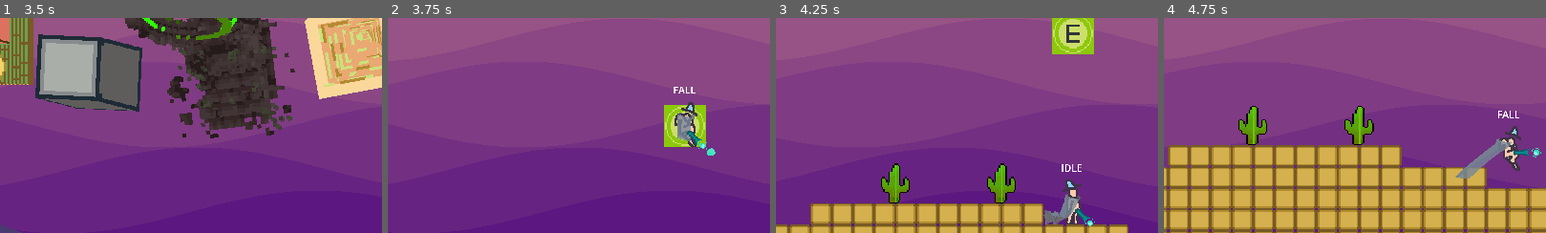
Above: before the commit, frames 1-4 (left to right).
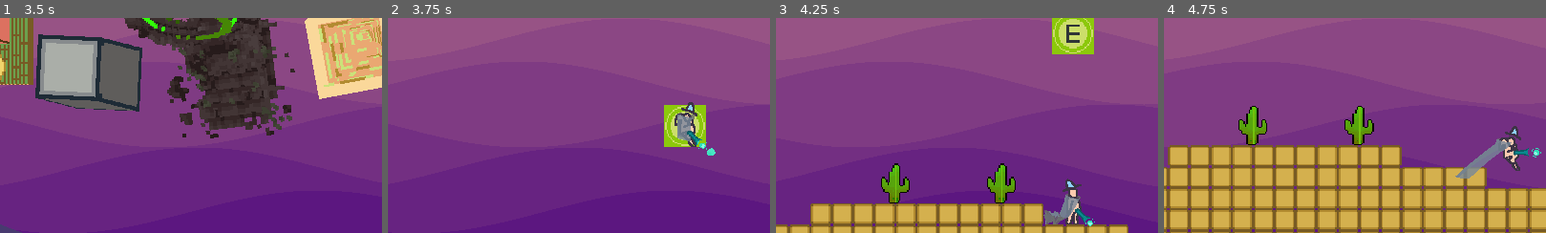
Above: after the commit, the same moments.

Repository: DennisFan11/Runeopoly
Game: Godot game, scene res://MainMenu/MainMenu.tscn
The game is run twice, just before and just after one commit, with the same random seed, the same clock (stepped at 60 frames per second) and the same inputs. The engine's default icon, where the game draws it, is replaced by a stand-in: a white triangle on a blue panel in a dark square.
Inputs (mouse positions are % of the whole screen's width and height, from its top left):
- Up to frame 1 (3.5 s): click "Start" at 0.5 s; move the mouse to (72, 45) at 1.27 s; hold D (right) 1.28-2 s; hold E (item_switch) 1.28-2 s; click (72, 45) at 1.42 s; tap Space (jump) at 1.52 s; click "Roll" at 2 s; click "SelectNum" at 2.75 s
- Up to frame 2 (3.75 s): drag from (30, 55) to (45, 70) at 3.52 s
- Up to frame 3 (4.25 s): no input
- Up to frame 4 (4.75 s): move the mouse to (60, 28) at 4.27 s; press the mouse at (60, 28) at 4.28 s; hold D (right) from 4.28 s (still down); tap E (item_switch) at 4.55 s
The pictures show only the part of the screen within x 11-61%, y 25-75%; the shares and areas given below are measured in that part.

Frame 1 is identical in both runs. In frame 2, less than 0.1% of the frame differs, in the area x 74-81%, y 32-36%; in frame 3, less than 0.1%, in the area x 74-80%, y 68-72%; in frame 4, less than 0.1%.

Commit message:
perk fix

Diff:
--- a/MainMenu/MainMenu.tscn
+++ b/MainMenu/MainMenu.tscn
@@ -524,12 +524,12 @@
 [node name="CanvasLayer" type="CanvasLayer" parent="."]
 
 [node name="Title" type="RichTextLabel" parent="CanvasLayer"]
-offset_left = 1267.0
-offset_top = 803.0
-offset_right = 1867.0
-offset_bottom = 953.0
-rotation = -0.0778499
-scale = Vector2(1.09997, 1.09997)
+offset_left = 65.0
+offset_top = 95.0
+offset_right = 665.0
+offset_bottom = 245.0
+rotation = -0.191538
+scale = Vector2(1.03877, 1.03877)
 pivot_offset = Vector2(300, 75)
 theme_override_fonts/normal_font = ExtResource("3_b3663")
 bbcode_enabled = true
@@ -583,20 +583,20 @@
 [node name="PlayerStartIcon" type="Sprite2D" parent="CanvasLayer/PlayerIcon"]
 unique_name_in_owner = true
 visible = false
-scale = Vector2(0.843595, 1)
+scale = Vector2(0.509254, 1)
 texture = ExtResource("10_wdafw")
 script = ExtResource("9_k1g2b")
 
 [node name="PlayerSettingIcon" type="Sprite2D" parent="CanvasLayer/PlayerIcon"]
 unique_name_in_owner = true
-scale = Vector2(0.843595, 1)
+scale = Vector2(0.509254, 1)
 texture = ExtResource("11_ukgpi")
 script = ExtResource("9_k1g2b")
 
 [node name="PlayerQuitIcon" type="Sprite2D" parent="CanvasLayer/PlayerIcon"]
 unique_name_in_owner = true
 visible = false
-scale = Vector2(0.843595, 1)
+scale = Vector2(0.509254, 1)
 texture = ExtResource("8_vb0yj")
 script = ExtResource("9_k1g2b")
 
@@ -618,7 +618,7 @@
 [node name="Block" type="Node2D" parent="CanvasLayer/BlockController"]
 unique_name_in_owner = true
 position = Vector2(-1, -72)
-rotation = 301.794
+rotation = 771.682
 scale = Vector2(4, 4)
 script = ExtResource("3_dh3db")
 texture = ExtResource("15_bifc0")
@@ -626,7 +626,7 @@
 [node name="Block2" type="Node2D" parent="CanvasLayer/BlockController"]
 unique_name_in_owner = true
 position = Vector2(-78, 65)
-rotation = 301.794
+rotation = 771.682
 scale = Vector2(4, 4)
 script = ExtResource("3_dh3db")
 texture = ExtResource("16_h43mf")
@@ -634,7 +634,7 @@
 [node name="Block3" type="Node2D" parent="CanvasLayer/BlockController"]
 unique_name_in_owner = true
 position = Vector2(68, 64.6667)
-rotation = 301.794
+rotation = 771.682
 scale = Vector2(4, 4)
 script = ExtResource("3_dh3db")
 texture = ExtResource("17_73ffs")
@@ -649,27 +649,27 @@
 
 [node name="StartButton" type="Button" parent="CanvasLayer/Control"]
 layout_mode = 0
-offset_left = -308.0
+offset_left = 844.0
 offset_top = 391.0
-offset_right = -57.0
+offset_right = 1095.0
 offset_bottom = 431.0
 theme = ExtResource("13_rpfg6")
 text = "  Start  "
 
 [node name="SettingButton" type="Button" parent="CanvasLayer/Control"]
 layout_mode = 0
-offset_left = -329.0
+offset_left = 781.0
 offset_top = 462.0
-offset_right = -85.0
+offset_right = 1025.0
 offset_bottom = 502.0
 theme = ExtResource("13_rpfg6")
 text = "Setting"
 
 [node name="QuitButton" type="Button" parent="CanvasLayer/Control"]
 layout_mode = 0
-offset_left = -367.0
+offset_left = 719.0
 offset_top = 531.0
-offset_right = -128.0
+offset_right = 958.0
 offset_bottom = 571.0
 theme = ExtResource("13_rpfg6")
 text = "  Quit   "
--- a/Shop/iAgile/Agile.gd
+++ b/Shop/iAgile/Agile.gd
@@ -8,6 +8,6 @@
 	return [1,0,0]
 
 func buyed(): # 敏捷: 加快移動速度, 衝刺cd 縮短
-	InstanceGetter.get_player().ACCELERATION * 1.3
-	InstanceGetter.get_player().MAX_SPEED * 1.3
+	InstanceGetter.get_player().ACCELERATION *= 2.0
+	InstanceGetter.get_player().MAX_SPEED *= 2.0
 	super()
--- a/Shop/iGoldenTouch/golden_touch.gd
+++ b/Shop/iGoldenTouch/golden_touch.gd
@@ -8,6 +8,6 @@
 	return [0,1,0]
 
 func buyed(): # 黃金之觸：擊敗敵人後，敵人掉落的金幣增加。疊加後掉落率和金幣量進一步提升
-	Enemy.GOLD_LEVEL += 0.1
+	Enemy.GOLD_LEVEL += 0.5
 
 	super()
--- a/Shop/iRegeneration/regeneration.gd
+++ b/Shop/iRegeneration/regeneration.gd
@@ -8,5 +8,5 @@
 	return [1,0,2]
 
 func buyed(): # 再生力：每隔一定時間恢復一定比例的生命值。疊加後，恢復速度和恢復量提升。
-	InstanceGetter.get_player().REGEN += 0.1
+	InstanceGetter.get_player().REGEN += 10
 	super()
--- a/Unit/Weapon/bullets/ToxicSpread/toxic_spread.gd
+++ b/Unit/Weapon/bullets/ToxicSpread/toxic_spread.gd
@@ -9,7 +9,7 @@
 	pass
 
 func _get_guard()-> float:
-	return 1.0
+	return 0.1
 
 static var LEVEL:float = 0
 var _time = 0.0
--- a/Unit/player/Wizard/Wizard.tscn
+++ b/Unit/player/Wizard/Wizard.tscn
@@ -69,6 +69,7 @@
 debug_color = Color(0.882353, 1, 0, 0.647059)
 
 [node name="State" type="Label" parent="."]
+visible = false
 z_index = 5
 offset_left = -9.0
 offset_top = -34.0
--- a/Unit/player/player_class.gd
+++ b/Unit/player/player_class.gd
@@ -51,7 +51,7 @@
 
 
 
-var REGEN = 0.0
+static var REGEN = 0.0
 func _physics_process(delta):
 	_hp += REGEN*delta # REGEN Perk
 
